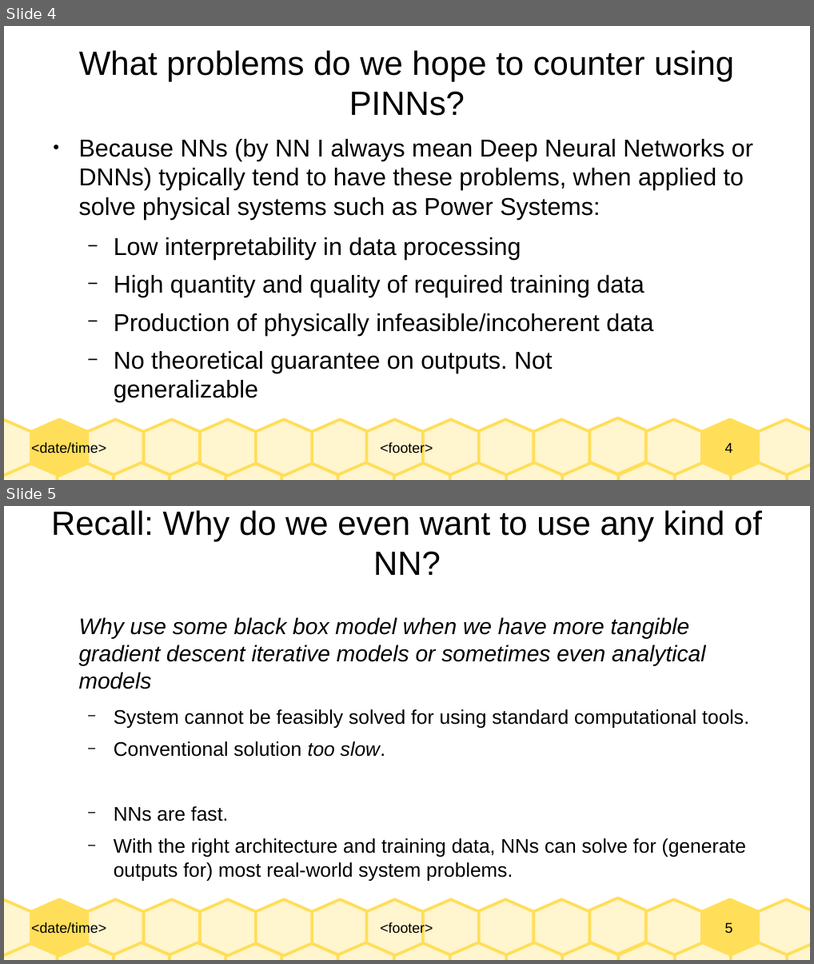
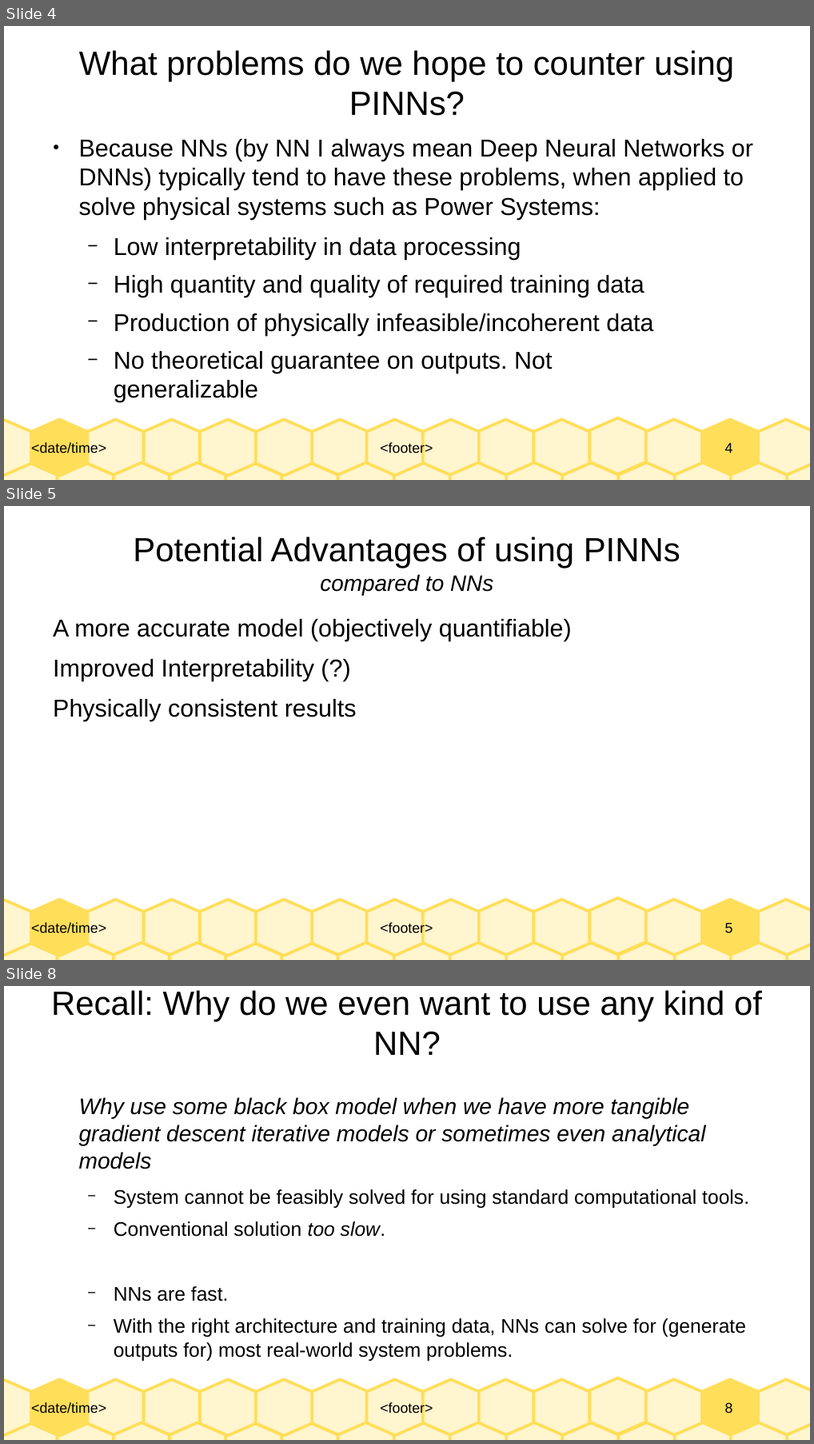
Before and after one commit to Realife-Brahmin/OriginalDocsHub, a slide deck: research_showcase/physicsInformedNeuralNetworks_aryan_ritwajeet_jha.odp. Shown one above the other, each under a label of ours: slides 4 and 5 before the commit, slides 4, 5 and 8 after it; the slides between them are not shown. The pictures are 814x964 and 814x1444 pixels, drawn with LibreOffice and Linux fonts; fonts in the diff are those of the drawing. Boxes give left, top, right and bottom in pixels: in the first picture for what was removed or moved away, otherwise in the second. Text is boxed around its words. In the diff, an @@ line names an element or a change of style, - is before the commit and + after.

```diff
--- a/research_showcase/physicsInformedNeuralNetworks_aryan_ritwajeet_jha.odp
+++ b/research_showcase/physicsInformedNeuralNetworks_aryan_ritwajeet_jha.odp
@@ slide 5 added at bbox=[4, 506, 810, 960], background #FFFFFF; not listed: 33 template elements that a slide beside it also shows @@
@@ title added at bbox=[133, 536, 681, 595], 33 pt, text #000000 @@
+Potential Advantages of using PINNs
+compared to NNs
@@ text added at bbox=[53, 619, 572, 721], 24 pt, text #000000 @@
+1. A more accurate model (objectively quantifiable)
+2. Improved Interpretability (?)
+3. Physically consistent results
@@ what was slide 5 is now slide 8 @@
@@ page number at bbox=[726, 1402, 734, 1412]: text changed @@
-5
+8
```
Also in this commit, not shown: 1 slide changed, 2 other slides added, 1 other file.
